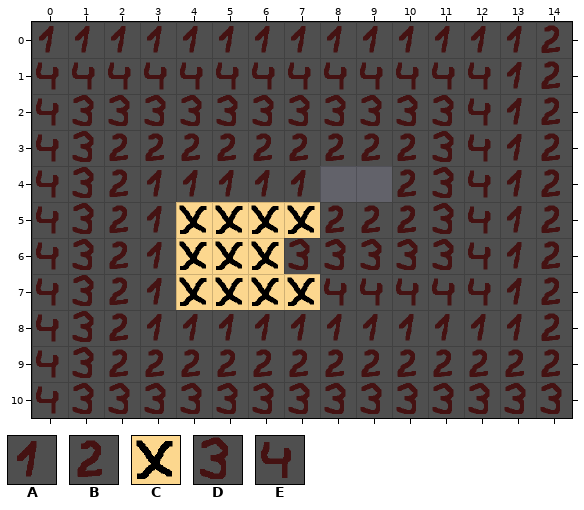
Tiled map -- assets/maps/tilemap.tmx. That is the earlier state.
Cells are 64x64 px. Shown: x 0..14, y 0..10.
Key: from "tileset": A 8, B 16, C 17, D 24, E 32.
_ is an empty cell.
Layer "Tile Layer 1" before, first column x 0:
 0 AAAAAAAAAAAAAA_
 1 _____________A_
 2 _____________A_
 3 _____________A_
 4 ___AAAAA_____A_
 5 ___A_________A_
 6 ___A_________A_
 7 ___A_________A_
 8 ___AAAAAAAAAAA_
 9 _______________
10 _______________
Layer "Tile Layer 2" before, first column x 0:
 0 ______________B
 1 ______________B
 2 ______________B
 3 __BBBBBBBBB___B
 4 __B_______B___B
 5 __B_____BBB___B
 6 __B___________B
 7 __B___________B
 8 __B___________B
 9 __BBBBBBBBBBBBB
10 _______________
Layer "Tile Layer 3" before, first column x 0:
 0 _______________
 1 _______________
 2 _DDDDDDDDDDD___
 3 _D_________D___
 4 _D_________D___
 5 _D_________D___
 6 _D_____DDDDD___
 7 _D_____________
 8 _D_____________
 9 _D_____________
10 _DDDDDDDDDDDDDD
Layer "Tile Layer 4" before, first column x 0:
 0 _______________
 1 EEEEEEEEEEEEE__
 2 E___________E__
 3 E___________E__
 4 E___________E__
 5 E___________E__
 6 E___________E__
 7 E_______EEEEE__
 8 E______________
 9 E______________
10 E______________
Layer "goal" before, first column x 0:
 0 _______________
 1 _______________
 2 _______________
 3 _______________
 4 _______________
 5 ____CCCC_______
 6 ____CCC________
 7 ____CCCC_______
 8 _______________
 9 _______________
10 _______________
After:
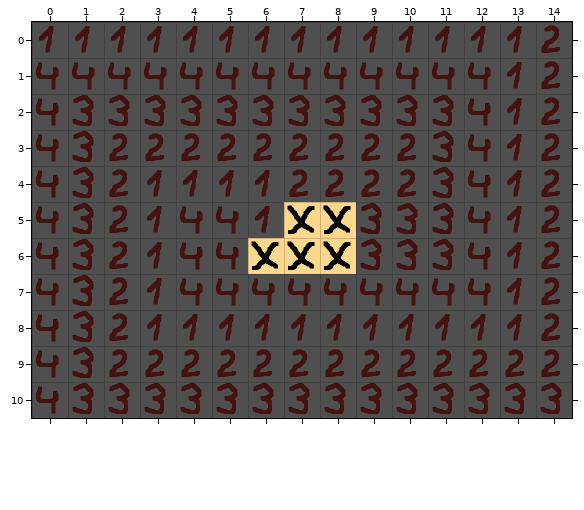
From the commit log: Added routines to resolve/move player no map
Changes in this commit:
Layer "Tile Layer 1":
y 4: x 7 A -> _
y 5: x 6 _ -> A
Layer "Tile Layer 2":
y 4: x 7..9 ___ -> BBB
y 5: x 8..10 BBB -> ___
Layer "Tile Layer 3":
y 5: x 9..10 __ -> DD
y 6: x 7..8 DD -> __
Layer "Tile Layer 4":
y 5..6: x 4..5 __ -> EE
y 7: x 4..7 ____ -> EEEE
Layer "goal":
y 5: x 4..6 CCC -> ___; x 8 _ -> C
y 6: x 4..5 CC -> __; x 7..8 __ -> CC
y 7: x 4..7 CCCC -> ____
Pixel boxes of the changes (left, top, right, bottom) in both pictures:
changed: (176, 166, 418, 310)
